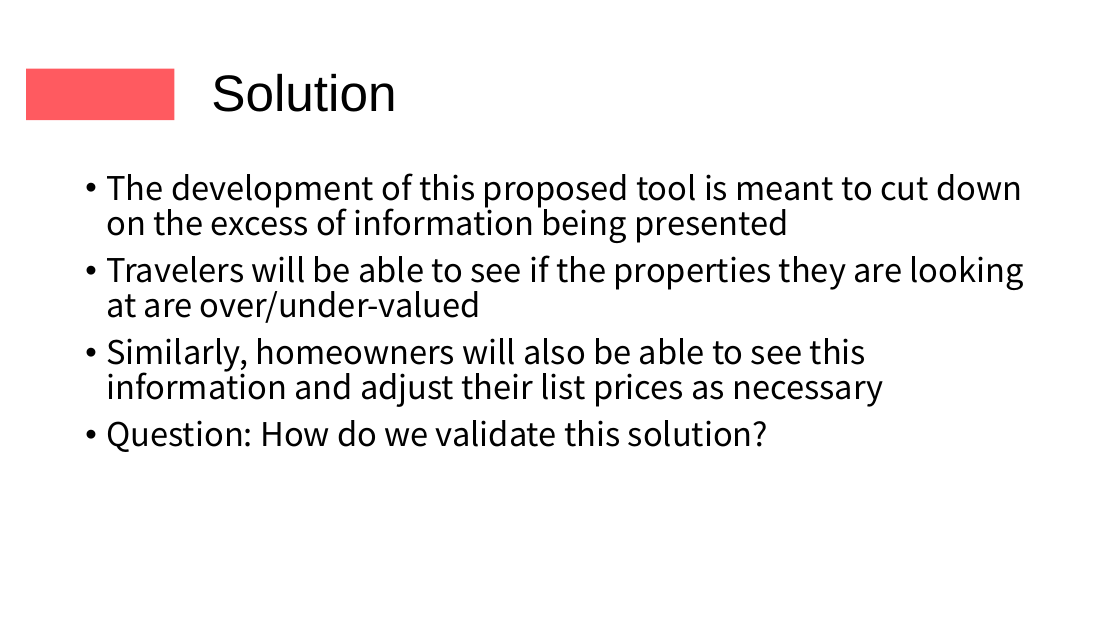
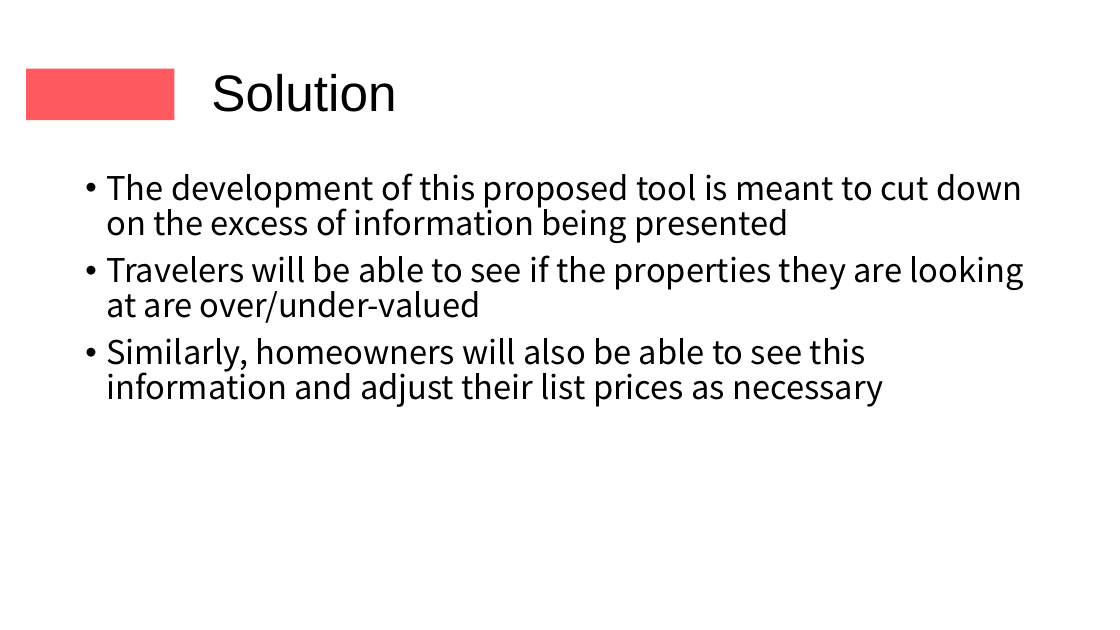
Before and after one commit to Columbia-Intro-Data-Science/python-introduction-montefer, a slide deck: slide 3 of APMA_4990_Project_Pitch.pptx. Drawn at 1120x630 pixels with LibreOffice and Linux fonts; fonts in the diff are those of the drawing. Boxes give left, top, right and bottom in pixels: in the first picture for what was removed or moved away, otherwise in the second. Text is boxed around its words. In the diff, an @@ line names an element or a change of style, - is before the commit and + after.

Commit message:
Tweaked presentation slightly

```diff
--- a/APMA_4990_Project_Pitch.pptx
+++ b/APMA_4990_Project_Pitch.pptx
@@ text at (106,420,768,452): paragraph removed @@
-• Question: How do we validate this solution?
```
Also in this commit, not shown: 1 other file.
